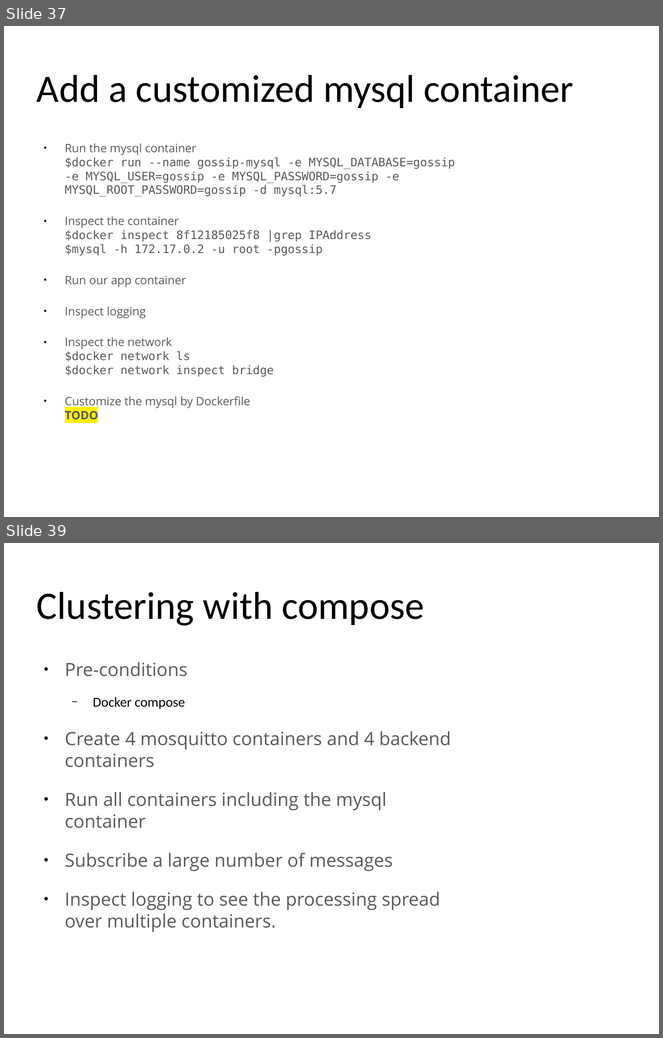
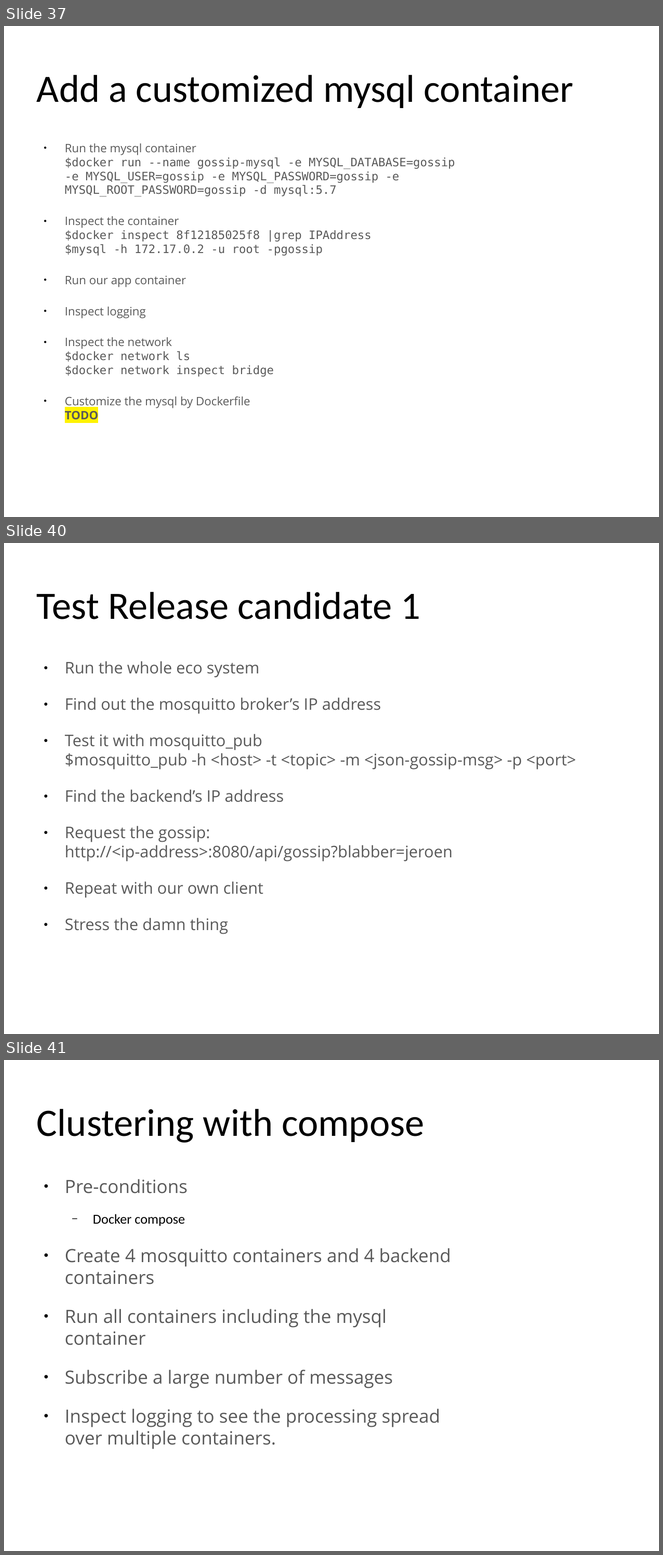
Before and after one commit to yeronimuz/gossip, a slide deck: presentation/docker_for_java_v1.0.odp. Shown one above the other, each under a label of ours: slides 37 and 39 before the commit, slides 37, 40 and 41 after it; the slides between them are not shown. The pictures are 663x1038 and 663x1555 pixels, drawn with LibreOffice and Linux fonts; fonts in the diff are those of the drawing; background and template pictures are left out. Boxes give left, top, right and bottom in pixels: in the first picture for what was removed or moved away, otherwise in the second. Text is boxed around its words. In the diff, an @@ line names an element or a change of style, - is before the commit and + after.

```diff
--- a/presentation/docker_for_java_v1.0.odp
+++ b/presentation/docker_for_java_v1.0.odp
@@ slide 40 added at (x1=4, y1=543, x2=659, y2=1034), background #FFFFFF @@
@@ title added at (x1=37, y1=592, x2=421, y2=619), 47 pt, text #000000 @@
+Test Release candidate 1
@@ text added at (x1=65, y1=661, x2=577, y2=935), 19.4 pt, text #595959 @@
+● Run the whole eco system
+● Find out the mosquitto broker’s IP address
+● Test it with mosquitto_pub
+  $mosquitto_pub -h <host> -t <topic> -m <json-gossip-msg> -p <port>
+● Find the backend’s IP address
+● Request the gossip:
+  http://<ip-address>:8080/api/gossip?blabber=jeroen
+● Repeat with our own client
+● Stress the damn thing
@@ what was slide 39 is now slide 41 @@
```
Also in this commit, not shown: 8 slides changed, 1 other slide added.
